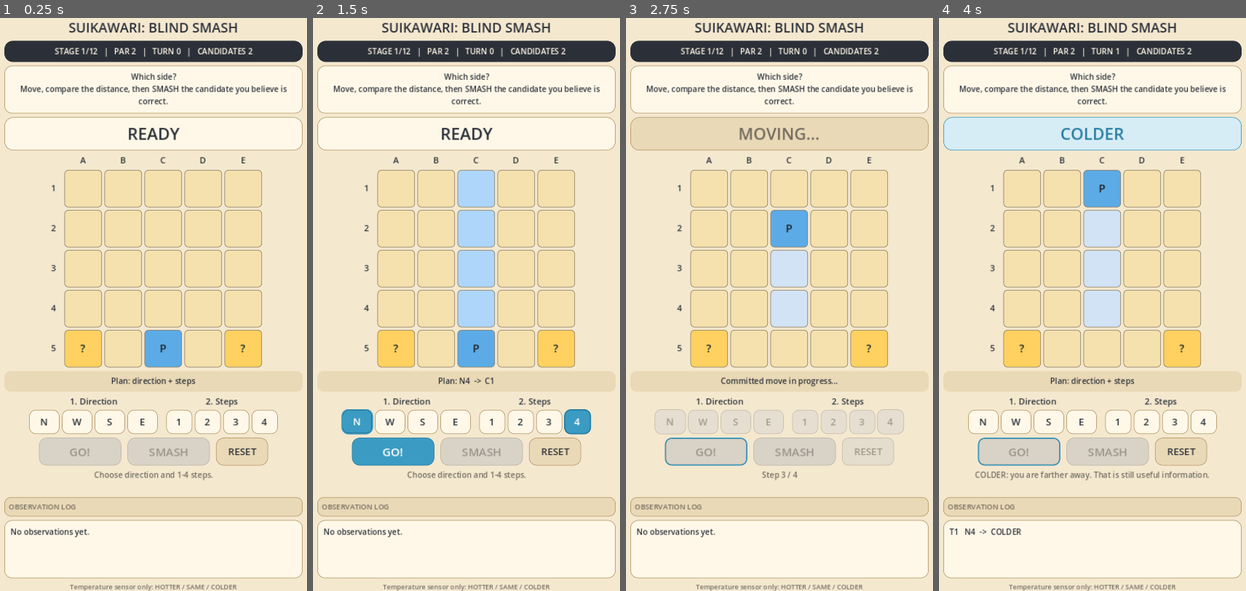
Above: before the commit, frames 1-4 (left to right).
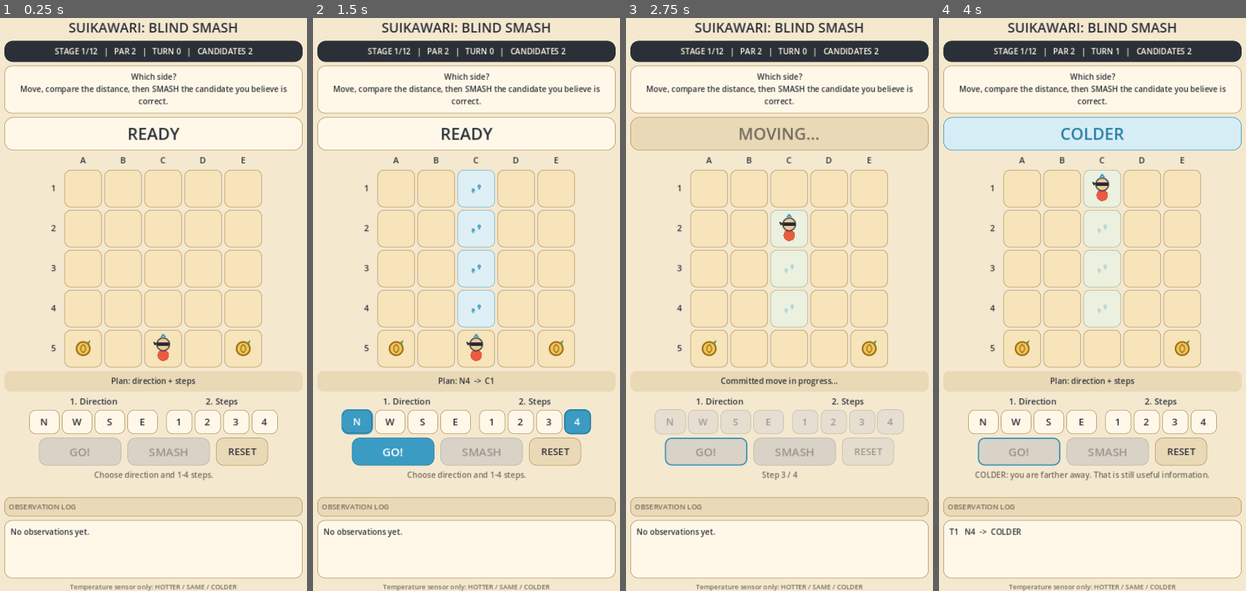
Above: after the commit, the same moments.

Repository: madowaku/suikawari-blind-smash
Game: Godot game, scene res://src/main.tscn
Two runs of this game, one before a commit and one after it. Both use one fixed random seed, a clock stepped at 60 frames per second and the inputs below.
Inputs:
- Up to frame 1 (0.25 s): no input
- Up to frame 2 (1.5 s): click "4" at 0.5 s; click "N" at 1.25 s
- Up to frame 3 (2.75 s): click "GO!" at 2 s
- Up to frame 4 (4 s): tap Enter at 3.5 s

The runs differ from the first frame. In frame 1, 3.3% of the frame differs, in the area x 20-86%, y 26-62%; in frame 2, 6.3%; in frame 3, 4.8%; in frame 4, 5.6%.

Commit message:
feat: attach board visual layer

Diff:
--- a/src/main.tscn
+++ b/src/main.tscn
@@ -1,8 +1,9 @@
-[gd_scene load_steps=4 format=3]
+[gd_scene load_steps=5 format=3]
 
 [ext_resource path="res://src/main.gd" type="Script" id="1"]
 [ext_resource path="res://src/audio_feedback.gd" type="Script" id="2"]
 [ext_resource path="res://src/ui_polish.gd" type="Script" id="3"]
+[ext_resource path="res://src/board_visuals.gd" type="Script" id="4"]
 
 [node name="Main" type="Control"]
 layout_mode = 3
@@ -18,3 +19,6 @@
 
 [node name="UIPolish" type="Node" parent="."]
 script = ExtResource("3")
+
+[node name="BoardVisuals" type="Node" parent="."]
+script = ExtResource("4")
